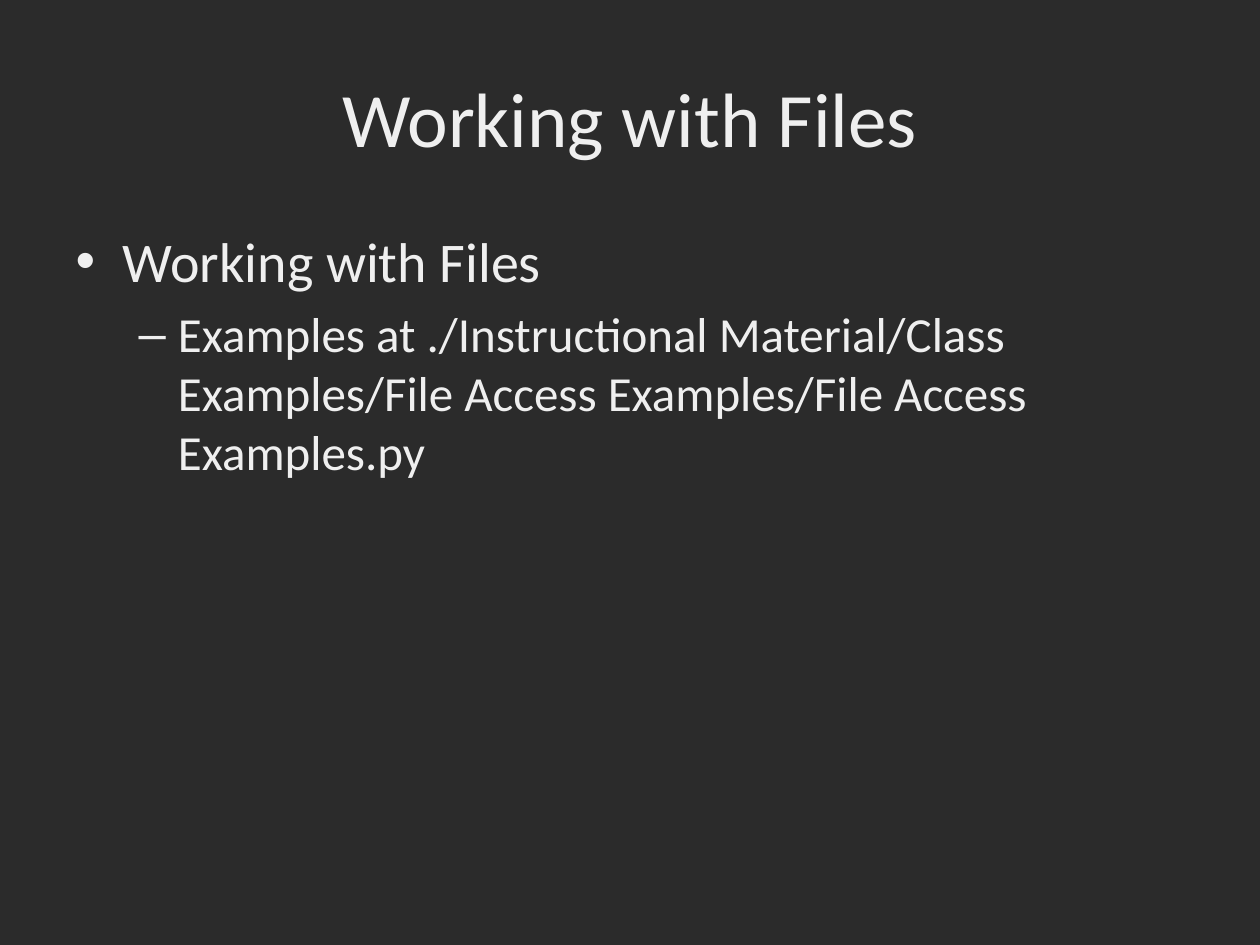
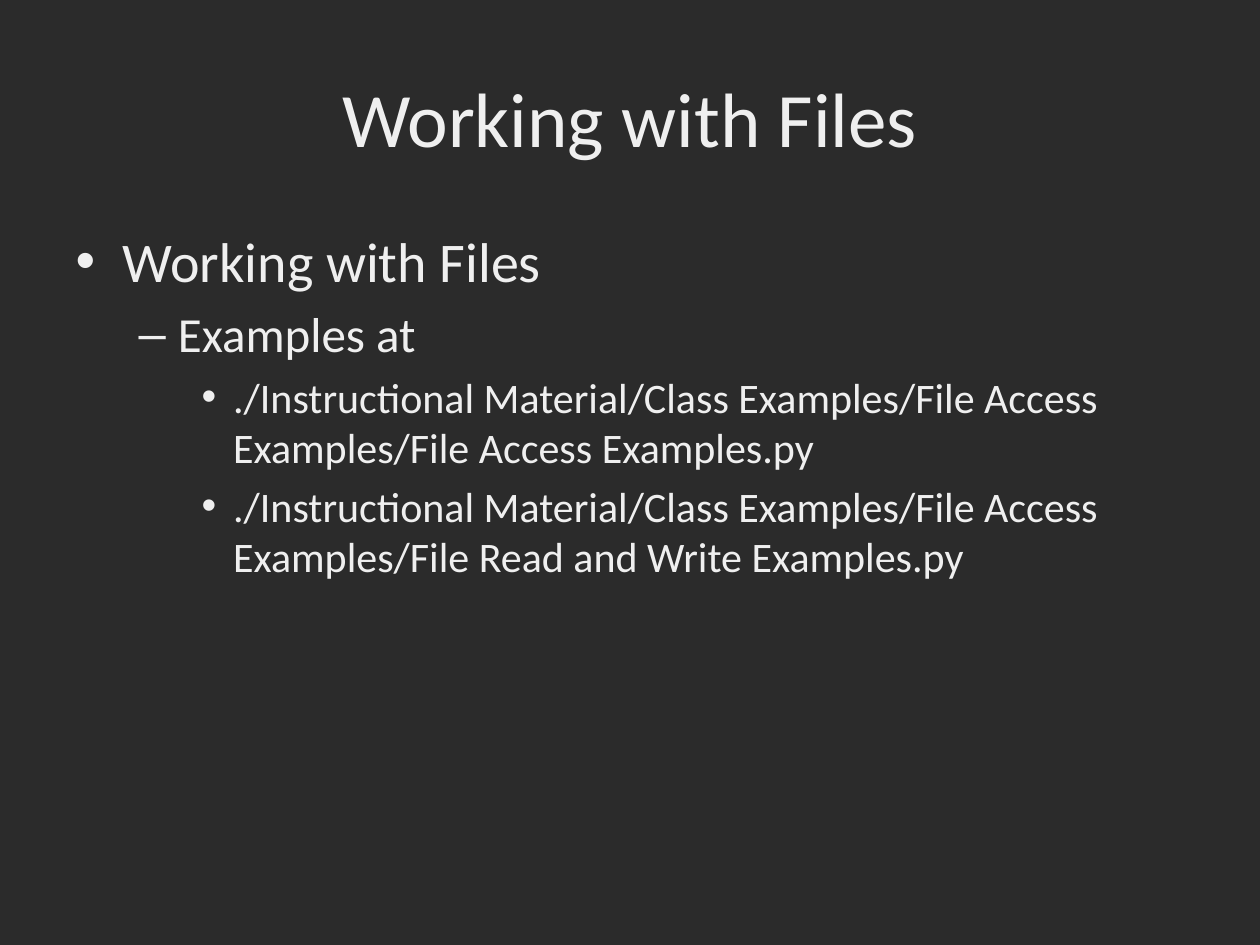
Before and after one commit to dbowmans46/PracticalProgramming, a slide deck: slide 109 of Session 7 - Python/Instructional Material/Python Review and Tutorial.pptx (slide 105 before the commit). Drawn at 1260x945 pixels with LibreOffice and Linux fonts; fonts in the diff are those of the drawing; background and template pictures are left out; a plain dark background stands for a picture behind light text. Boxes give left, top, right and bottom in pixels: in the first picture for what was removed or moved away, otherwise in the second. Text is boxed around its words. In the diff, an @@ line names an element or a change of style, - is before the commit and + after.

Commit message:
Added additional slides and example code on file i/o

```diff
--- a/Session 7 - Python/Instructional Material/Python Review and Tutorial.pptx
+++ b/Session 7 - Python/Instructional Material/Python Review and Tutorial.pptx
@@ text at (x1=178, y1=318, x2=1097, y2=579): text changed; size 28 to 24 pt @@
-  – Examples at ./Instructional Material/Class Examples/File Access Examples/File Access Examples.py
+  – Examples at
+    • ./Instructional Material/Class Examples/File Access Examples/File Access Examples.py
+    • ./Instructional Material/Class Examples/File Access Examples/File Read and Write Examples.py
```
Also in this commit, not shown: 6 other slides changed, 4 slides added, 1 other file.
